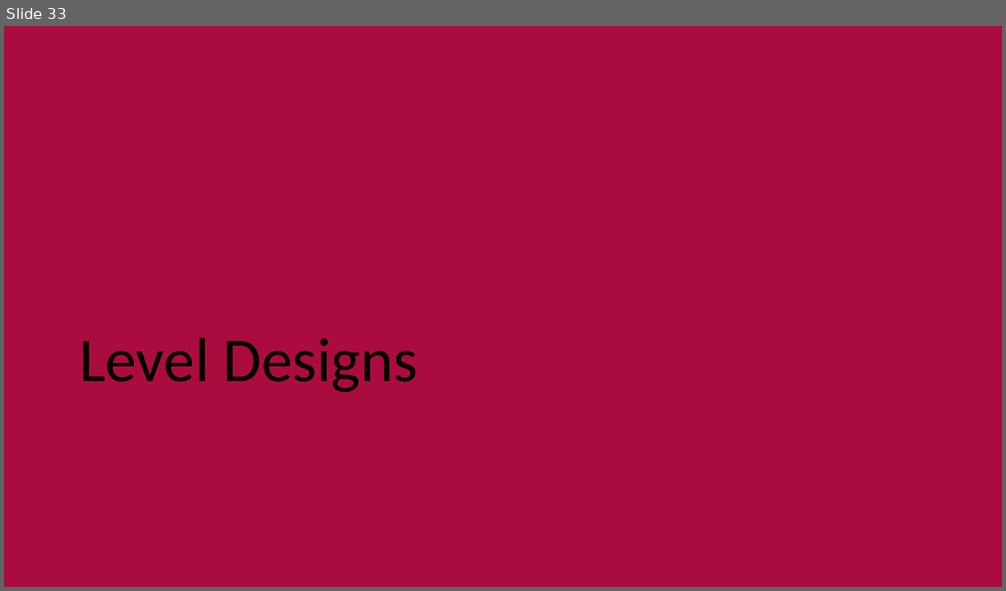
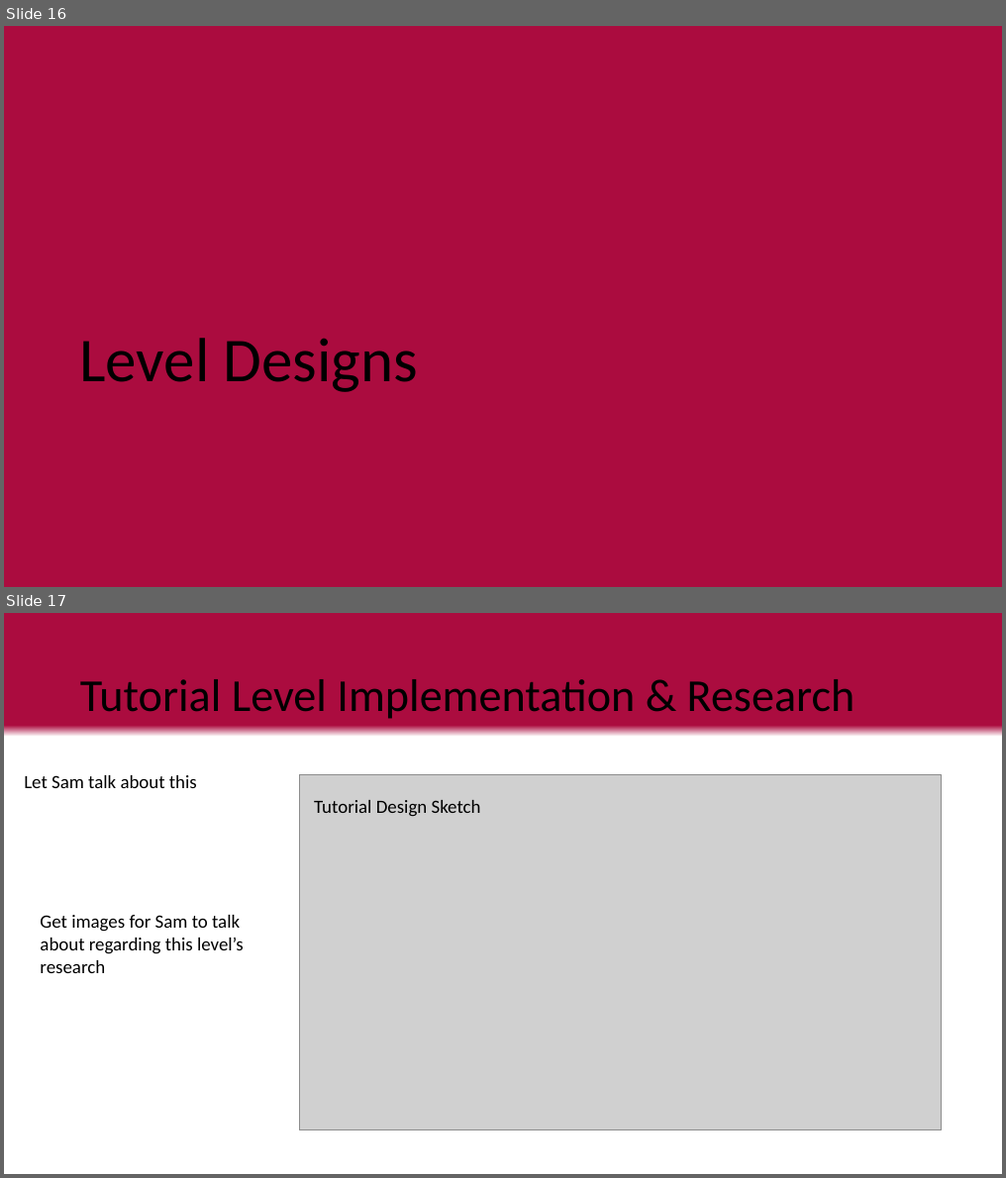
Before and after one commit to LuxRegem/Project_Clash-of-Cosplayers, a slide deck: Shared Documentation/Luke's Documents/Clash of Cos Team Pitch.pptx. Shown one above the other, each under a label of ours: slide 33 before the commit, slides 16 and 17 after it. The pictures are 1006x591 and 1006x1178 pixels, drawn with LibreOffice and Linux fonts; fonts in the diff are those of the drawing; grey boxes stand for pictures. Boxes give left, top, right and bottom in pixels: in the first picture for what was removed or moved away, otherwise in the second. Text is boxed around its words. In the diff, an @@ line names an element or a change of style, - is before the commit and + after.

```diff
--- a/Shared Documentation/Luke's Documents/Clash of Cos Team Pitch.pptx
+++ b/Shared Documentation/Luke's Documents/Clash of Cos Team Pitch.pptx
@@ slide 17 added at [4, 613, 1002, 1174], background gradient #AB0C3F to #FFFFFF @@
@@ title added at [80, 679, 855, 719], 44 pt, text #000000 @@
+Tutorial Level Implementation & Research
@@ text added at [24, 775, 197, 788], 18 pt, text #000000 @@
+Let Sam talk about this
@@ picture added at [299, 774, 942, 1131] @@
@@ text added at [314, 800, 481, 817], 18 pt, text #000000 @@
+Tutorial Design Sketch
@@ text added at [40, 915, 244, 973], 18 pt, text #000000 @@
+Get images for Sam to talk about regarding this level’s research
@@ what was slide 33 is now slide 16 @@
```
Also in this commit, not shown: 2 slides changed, 5 other slides added, 9 slides removed.
